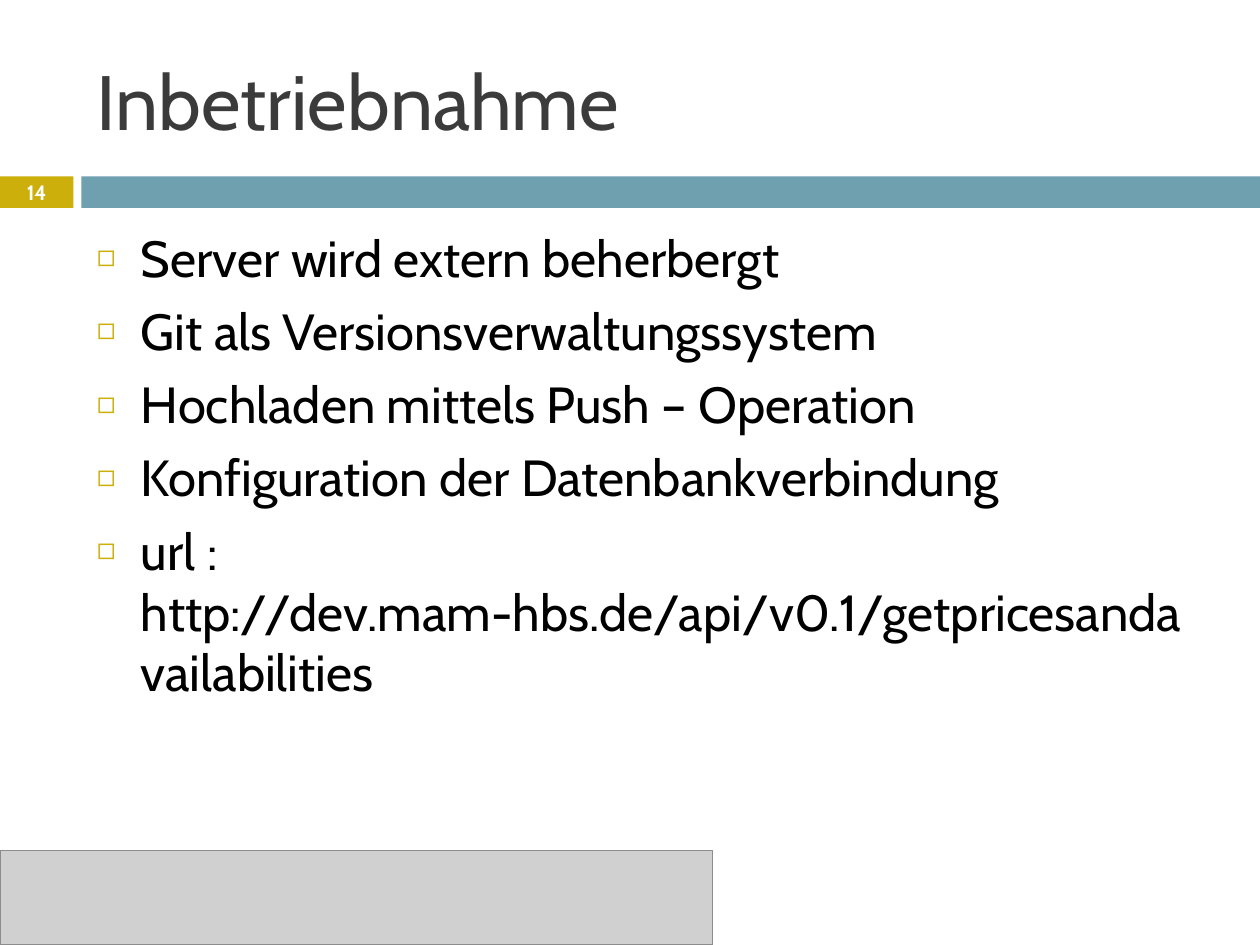
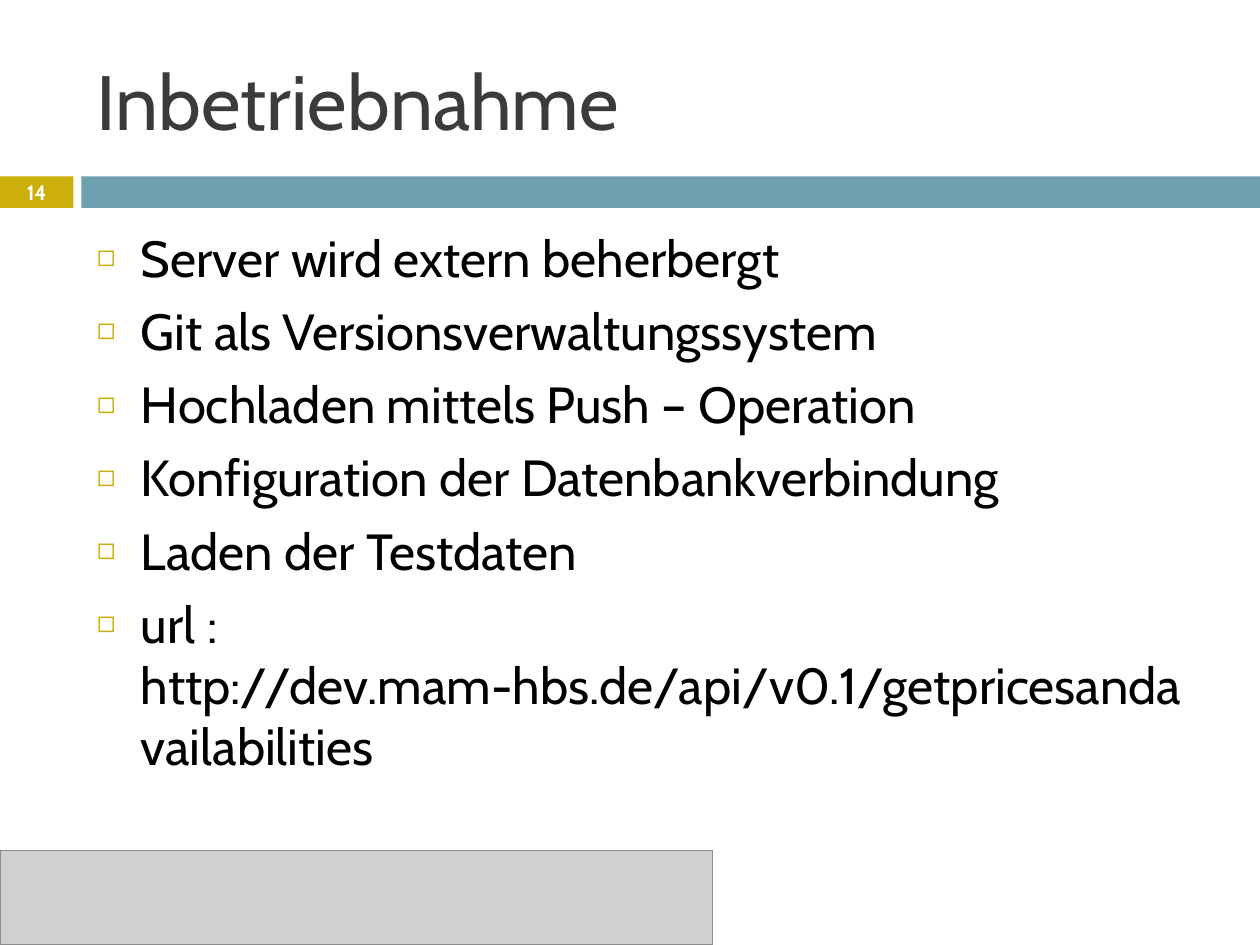
Before and after one commit to janhelmle/weiterbildung_fachinformatiker_ihk_projektantrag, a slide deck: slide 14 of praesentation/Projektpräsentation.pptx. Drawn at 1260x945 pixels with LibreOffice and Linux fonts; fonts in the diff are those of the drawing; grey boxes stand for pictures. Boxes give left, top, right and bottom in pixels: in the first picture for what was removed or moved away, otherwise in the second. Text is boxed around its words. In the diff, an @@ line names an element or a change of style, - is before the commit and + after.

```diff
--- a/praesentation/Projektpräsentation.pptx
+++ b/praesentation/Projektpräsentation.pptx
@@ text at [141,532,576,571]: paragraph added @@
+◻ Laden der Testdaten
```
Also in this commit, not shown: 1 other slide changed.
